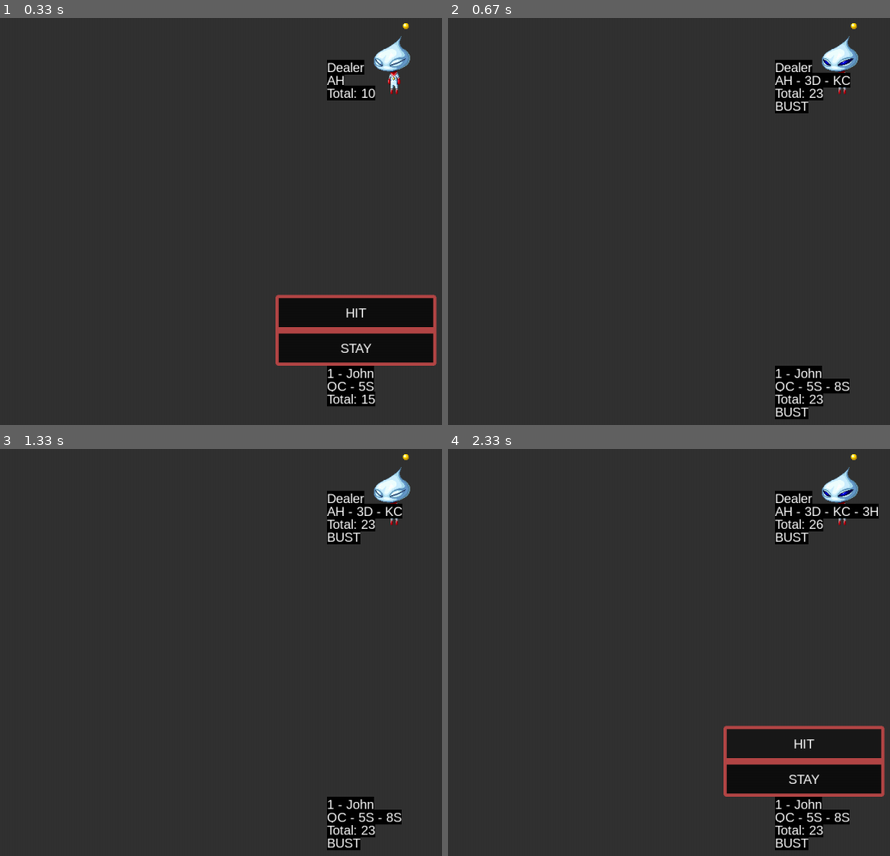
Above: before the commit, frames 1-4 (two rows, left to right).
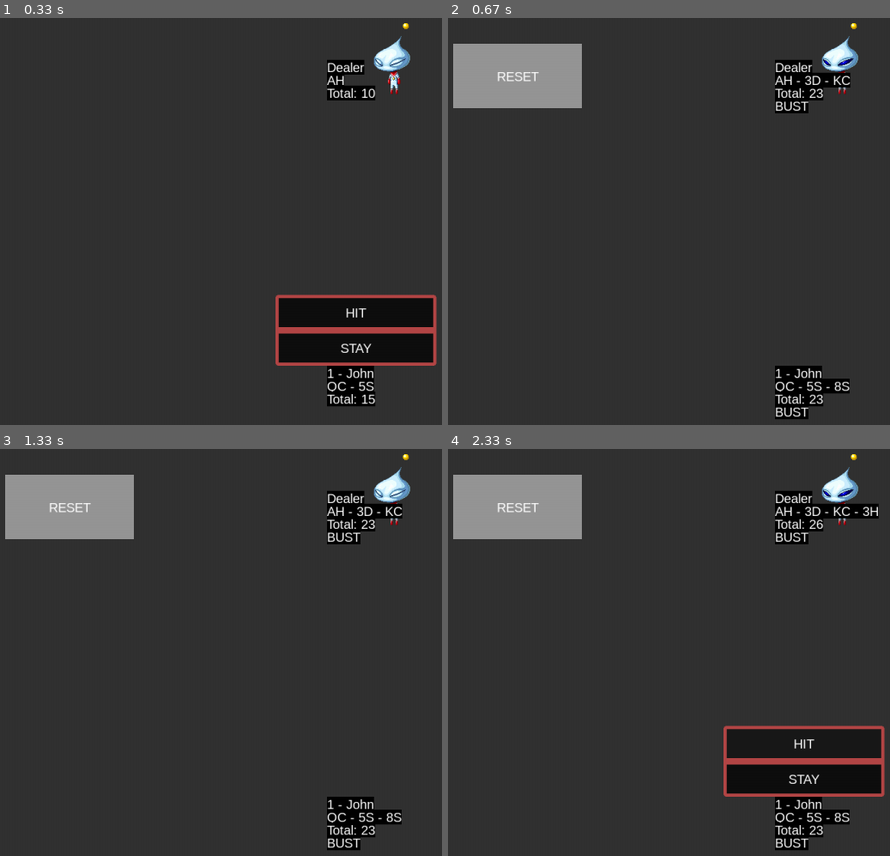
Above: after the commit, the same moments.

Repository: ekoret/blackjack-py
Game: pygame game, started from main.py
Two runs of this game, one before a commit and one after it. Both use one fixed random seed, a clock stepped at 60 frames per second and the inputs below.
Inputs (mouse positions are in pixels of both pictures, inside the frame that each line leads up to):
- Up to frame 1 (0.33 s): no input
- Up to frame 2 (0.67 s): click "HIT" at 0.38 s
- Up to frame 3 (1.33 s): click (70, 505) at 0.72 s, where only the run after the commit has a clickable "RESET"; click (88, 591) at 1.05 s
- Up to frame 4 (2.33 s): click (571, 477) at 1.38 s; click (788, 493) at 1.72 s; click (775, 729) at 2.05 s

Frame 1 is identical in both runs. In frame 2, 4.6% of the frame differs, in the area x 1-31%, y 6-23%; in frame 3, 4.6%; in frame 4, 4.6%.

Commit message:
add reset button

Diff:
--- a/game.py
+++ b/game.py
@@ -12,7 +12,7 @@
 from settings import Settings, BlackjackSettings
 from player_menu import PlayerMenu
 from game_menu import GameMenu
-from menu import MainMenu
+from menu import MainMenu, GameEndMenu
 
 """Abstract Game class"""
 
@@ -32,6 +32,7 @@
         """Game states to control which screen is showing"""
         self.game_paused = False
         self.menu_state = "main"
+        self.game_over = False
 
     """Method for adding a player to the game"""
 
@@ -73,8 +74,11 @@
 
         self.last_update = pygame.time.get_ticks()
 
+        """Menus"""
         self.game_menus = GameMenu(self)
         self.player_menu = PlayerMenu(self)
+        self.main_menu = MainMenu(self)
+        self.game_end_menu = GameEndMenu(self)
 
     """The game loop"""
 
@@ -84,8 +88,6 @@
         # self.add_player("Jane")
 
         self.deal_game()
-
-        main_menu = MainMenu()
 
         if (len(self.players) == 2):
             self.players[1].x = self.settings.screen_width // 2
@@ -105,14 +107,21 @@
             """Draw screens when applicable"""
             if (self.game_paused == True):
                 if (self.menu_state == "main"):
-                    main_menu.draw(self.screen)
+                    self.main_menu.draw(self.screen)
+
             else:
+                if (self.game_over == True):
+                    # show who wins or loses
+                    # buttons to reset or quit game
+                    self.game_end_menu.draw(self.screen)
+
                 self.draw_dealer_sprite()
                 self.draw_players()
 
-                """Dealers turn"""
+                """Dealers turn, end game"""
                 if (self.current_player_turn == 0):
                     self.dealer.play()
+                    self.game_over = True
 
                 if (self.current_player_turn > len(self.players) - 1):
                     self.current_player_turn = 0
@@ -149,6 +158,9 @@
             for button in self.player_menu.buttons:
                 button.handle_events(event, game, current_player)
 
+            for button in self.game_end_menu.buttons:
+                button.handle_events(event, game, current_player)
+
     """TODO: needs to be refactored into Dealer"""
 
     def draw_dealer_sprite(self):
--- a/game_button.py
+++ b/game_button.py
@@ -62,6 +62,10 @@
                 if (self.text.lower() == "stay"):
                     self.handle_turn_change(game)
 
+                if (game.game_over == True):
+                    if (self.text.lower() == "reset"):
+                        print("reset")
+
     def handle_turn_change(self, game):
         if (game.current_player_turn + 1 > len(game.players)):
             game.current_player_turn = 0
--- a/menu.py
+++ b/menu.py
@@ -2,13 +2,14 @@
 
 
 class Menu:
-    def __init__(self, name=""):
+    def __init__(self, game, name=""):
+        self.game = game
         self.name = name
 
 
 class MainMenu(Menu):
-    def __init__(self):
-        super().__init__()
+    def __init__(self, game):
+        super().__init__(game)
         self.x = 500
         self.name = "Main Menu"
         self.resume_button = GameButton(
@@ -23,3 +24,18 @@
         self.resume_button.draw(screen)
         self.reset_button.draw(screen)
         self.quit_button.draw(screen)
+
+
+class GameEndMenu(Menu):
+    def __init__(self, game):
+        super().__init__(game)
+
+        self.name = "Game End"
+
+        self.buttons = [
+            GameButton(100, 100, 200, 100, "RESET")
+        ]
+
+    def draw(self, screen):
+        for button in self.buttons:
+            button.draw(screen)
